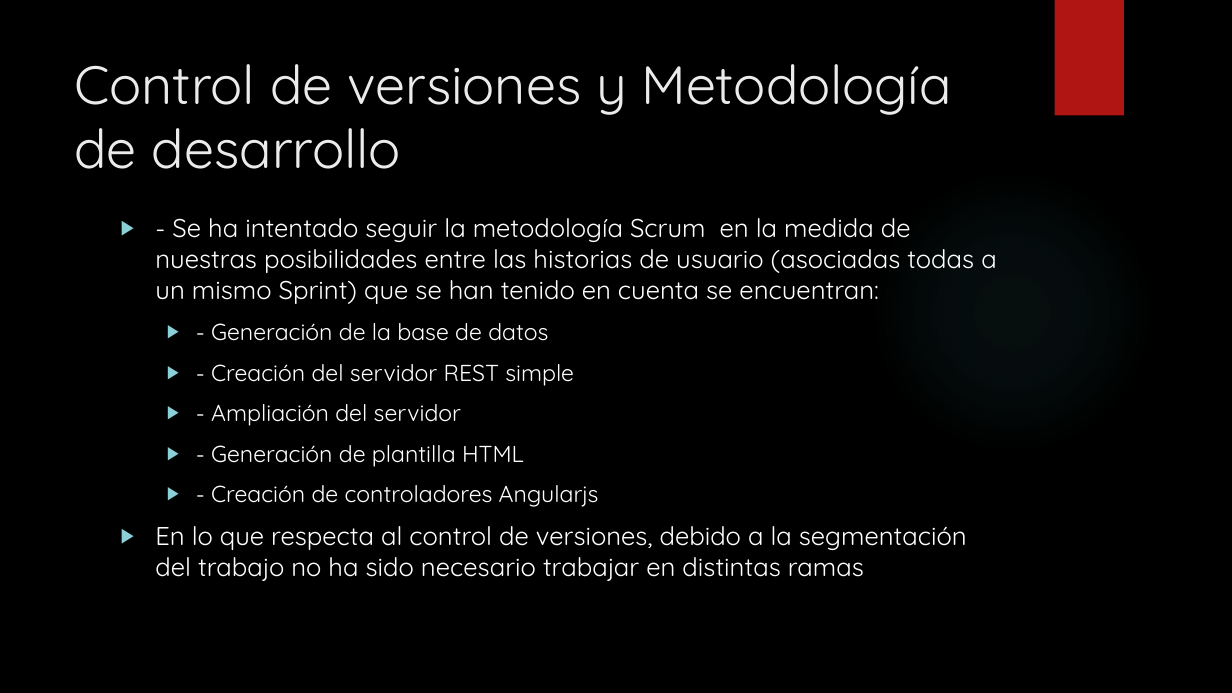
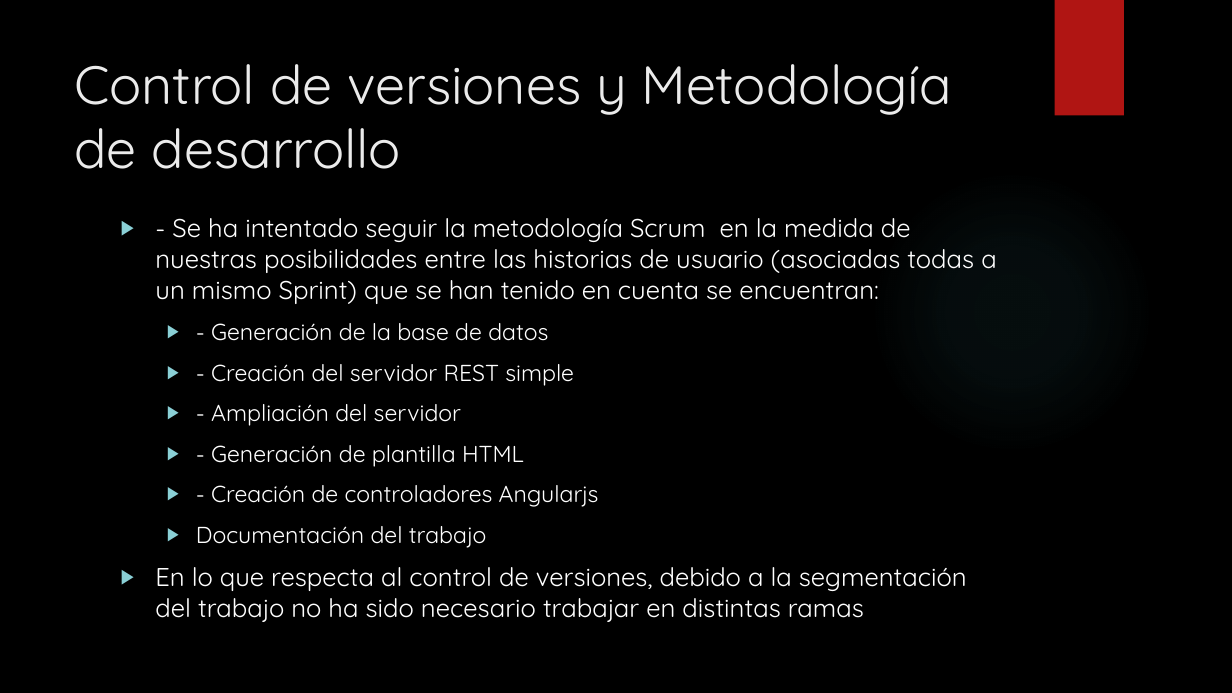
Before and after one commit to pesaura/LaboratorioTrabajo, a slide deck: slide 16 of LABORATORIO DE INGENIERIA.pptx. Drawn at 1232x693 pixels with LibreOffice and Linux fonts; fonts in the diff are those of the drawing; background and template pictures are left out. Boxes give left, top, right and bottom in pixels: in the first picture for what was removed or moved away, otherwise in the second. Text is boxed around its words. In the diff, an @@ line names an element or a change of style, - is before the commit and + after.

```diff
--- a/LABORATORIO DE INGENIERIA.pptx
+++ b/LABORATORIO DE INGENIERIA.pptx
@@ text at bbox=[196, 526, 486, 548]: paragraph added @@
+  ▶ Documentación del trabajo
```
Also in this commit, not shown: 4 other slides changed, 2 slides added, 3 other files.
